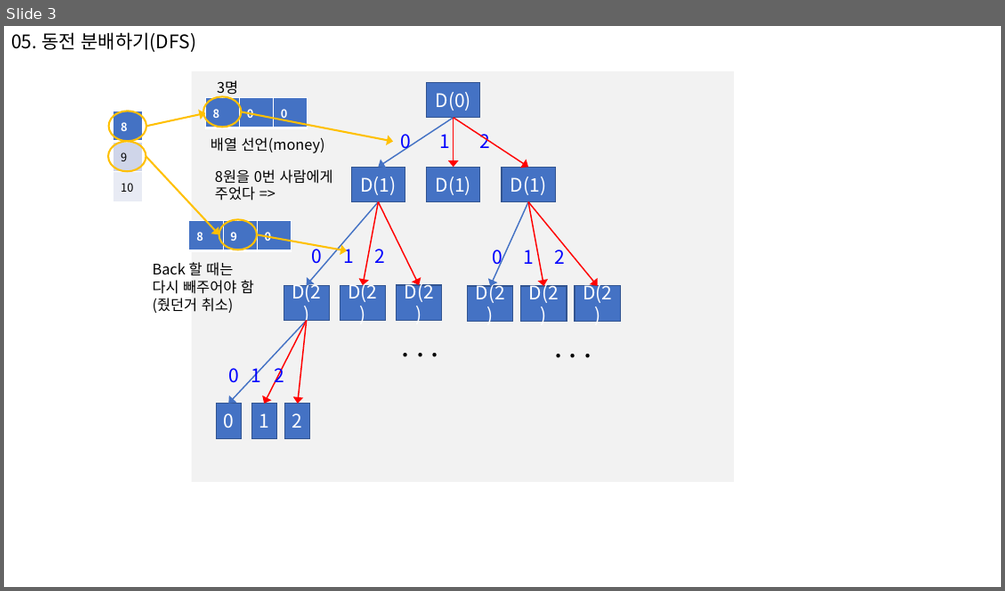
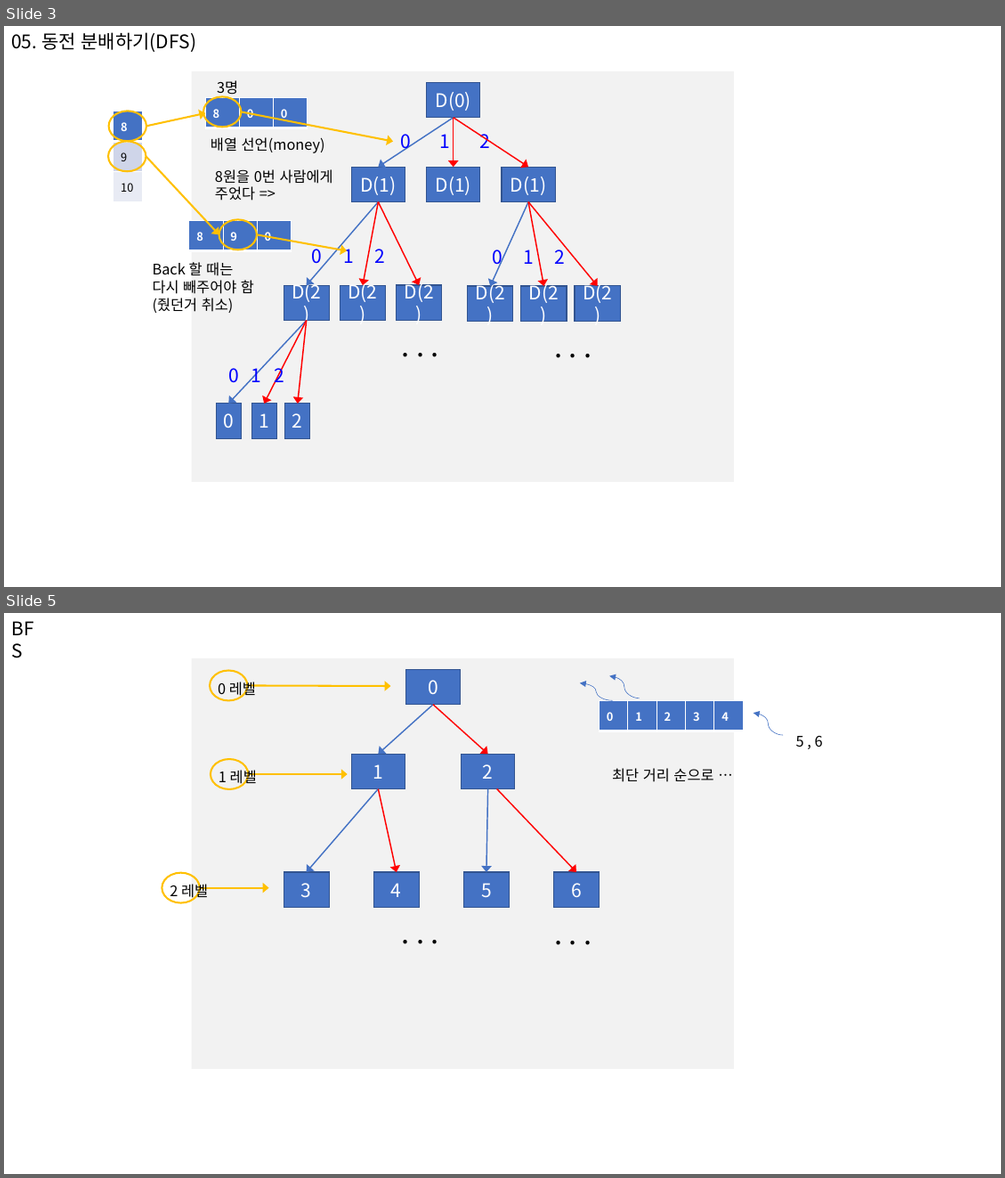
Before and after one commit to s-jinipark/pythonTest, a slide deck: inf-learn/section7/연습/인프런_코딩_section7.pptx. Shown one above the other, each under a label of ours: slide 3 before the commit, slides 3 and 5 after it; the slides between them are not shown. The pictures are 1005x591 and 1005x1178 pixels, drawn with LibreOffice and Linux fonts; fonts in the diff are those of the drawing. Boxes give left, top, right and bottom in pixels: in the first picture for what was removed or moved away, otherwise in the second. Text is boxed around its words. In the diff, an @@ line names an element or a change of style, - is before the commit and + after.

```diff
--- a/inf-learn/section7/연습/인프런_코딩_section7.pptx
+++ b/inf-learn/section7/연습/인프런_코딩_section7.pptx
@@ slide 5 added at [4,613,1001,1174], background #FFFFFF @@
@@ text added at [4,613,49,643], 18 pt, text #000000 @@
+BFS
@@ rectangle added at [192,658,734,1070], fill #F2F2F2 @@
@@ ellipse added at [210,671,247,700], outline #FFC000 1.75 pt @@
@@ text added at [218,679,256,698], 14 pt, text #000000 @@
+0 레벨
@@ arrow added from (248, 686) to (390, 686), #FFC000 1.75 pt @@
@@ rectangle added at [406,669,461,705], fill #4472C4, outline #325491 1 pt, 18 pt, text #FFFFFF @@
+0
@@ curved arrow added from (613, 700) to (580, 683), #4472C4 0.5 pt @@
@@ curved arrow added from (639, 698) to (610, 676), #4472C4 0.5 pt @@
@@ arrow added from (433, 705) to (378, 754), #4472C4 1.25 pt @@
@@ arrow added from (433, 705) to (488, 754), #FF0000 1.25 pt @@
@@ table added at [599,700,745,731], 1 rows, 5 columns @@
+0 | 1 | 2 | 3 | 4
@@ curved arrow added from (783, 735) to (753, 714), #4472C4 0.5 pt @@
@@ text added at [796,736,823,747], 14 pt, text #000000 @@
+5 , 6
@@ ellipse added at [210,759,248,788], outline #FFC000 1.75 pt @@
@@ text added at [218,768,257,787], 14 pt, text #000000 @@
+1 레벨
@@ rectangle added at [352,754,405,788], fill #4472C4, outline #325491 1 pt, 18 pt, text #FFFFFF @@
+1
@@ rectangle added at [461,754,515,788], fill #4472C4, outline #325491 1 pt, 18 pt, text #FFFFFF @@
+2
@@ text added at [612,768,713,782], 14 pt, text #000000 @@
+최단 거리 순으로 …
@@ arrow added from (249, 774) to (348, 774), #FFC000 1.75 pt @@
@@ arrow added from (378, 788) to (306, 872), #4472C4 1.25 pt @@
@@ arrow added from (378, 788) to (396, 872), #FF0000 1.25 pt @@
@@ arrow added from (488, 788) to (486, 872), #4472C4 1.25 pt @@
@@ arrow added from (497, 788) to (577, 872), #FF0000 1.25 pt @@
@@ ellipse added at [162,873,199,902], outline #FFC000 1.75 pt @@
@@ rectangle added at [283,872,329,907], fill #4472C4, outline #325491 1 pt, 18 pt, text #FFFFFF @@
+3
@@ rectangle added at [373,872,419,907], fill #4472C4, outline #325491 1 pt, 18 pt, text #FFFFFF @@
+4
@@ rectangle added at [464,872,510,907], fill #4472C4, outline #325491 1 pt, 18 pt, text #FFFFFF @@
+5
@@ rectangle added at [554,872,599,907], fill #4472C4, outline #325491 1 pt, 18 pt, text #FFFFFF @@
+6
@@ text added at [170,881,208,900], 14 pt, text #000000 @@
+2 레벨
@@ arrow added from (200, 887) to (268, 887), #FFC000 1.75 pt @@
@@ text added at [395,910,461,953], 28 pt, text #000000 @@
+. . .
@@ text added at [547,912,613,955], 28 pt, text #000000 @@
+. . .
```
Also in this commit, not shown: 6 other slides added, 12 other files.
